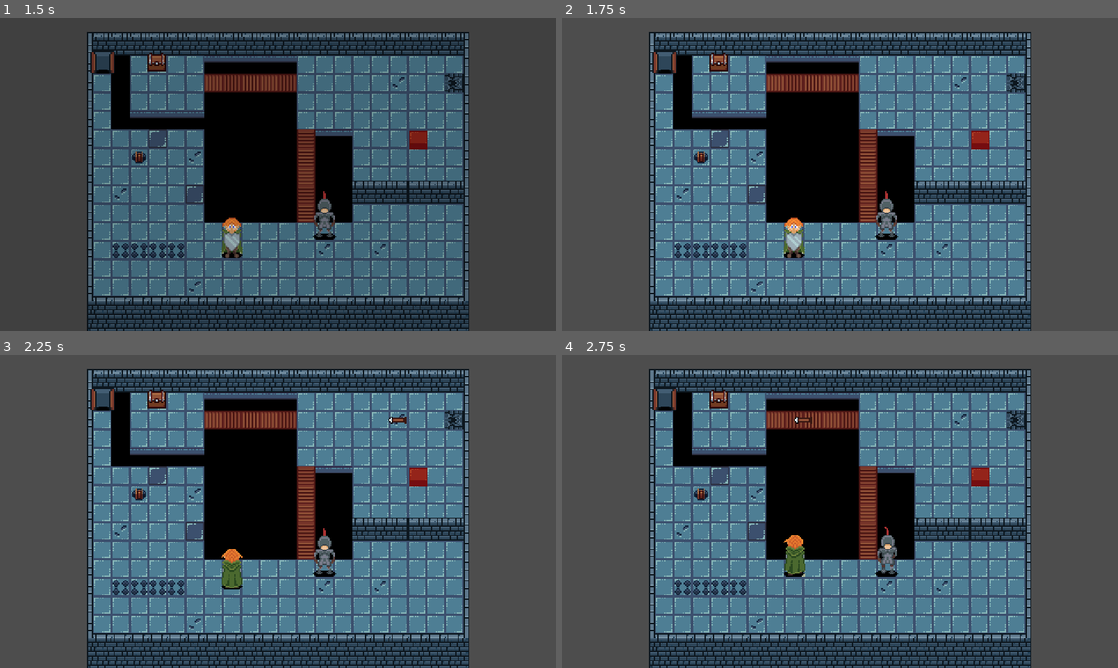
Above: before the commit, frames 1-4 (two rows, left to right).
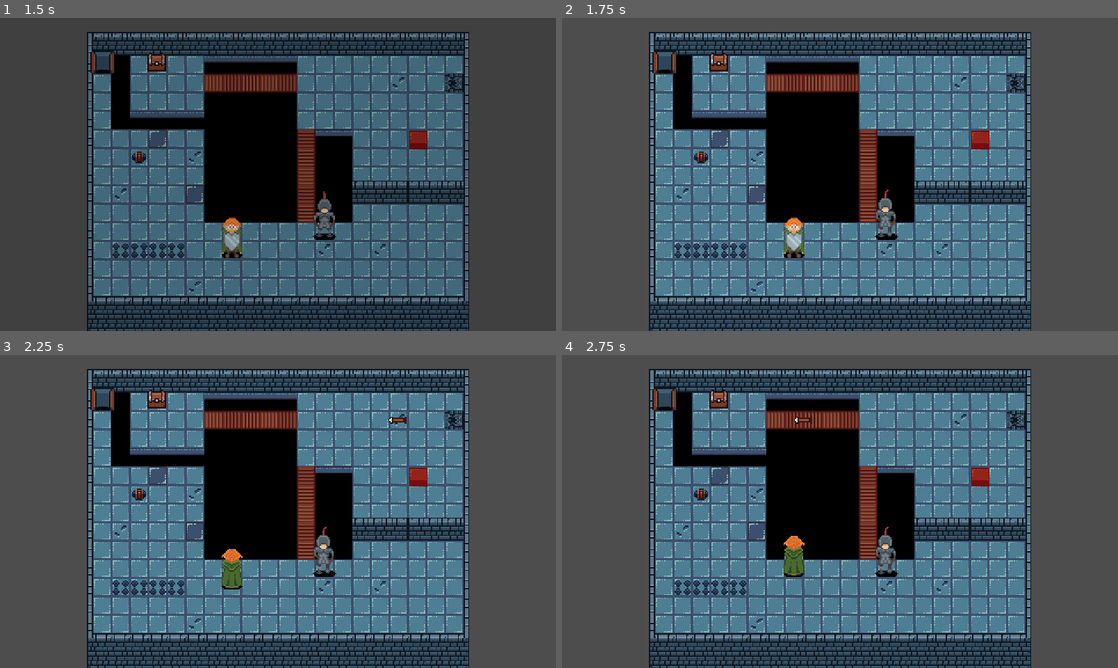
Above: after the commit, the same moments.

Repository: gumaciel/awesome-game-jam-01
Game: Godot game, scene res://scenes/main/main.tscn
Two runs of this game, one before a commit and one after it. Both use one fixed random seed, a clock stepped at 60 frames per second and the inputs below. The engine's default icon, where the game draws it, is replaced by a stand-in: a white triangle on a blue panel in a dark square.
Inputs (mouse positions are in pixels of both pictures, inside the frame that each line leads up to):
- Up to frame 1 (1.5 s): click "CONTINUE" at 0.5 s; move the mouse to (250, 237) at 1.27 s; hold W (move_up) from 1.28 s (still down); hold J (alternate) from 1.28 s (still down); click (250, 237) at 1.42 s
- Up to frame 2 (1.75 s): keep holding W (move_up); keep holding J (alternate)
- Up to frame 3 (2.25 s): keep holding W (move_up); move the mouse to (444, 558) at 2.02 s; release J (alternate) at 2.03 s; tap J (alternate) at 2.1 s
- Up to frame 4 (2.75 s): keep holding W (move_up)

Frame 1 is identical in both runs. In frame 2, 0.2% of the frame differs, in the area x 56-61%, y 54-70%; in frame 3, 0.2%; in frame 4, 0.6%, in the area x 39-61%, y 54-71%.

Commit message:
fix bug de animação corrigido

Diff:
--- a/characters/templates/player_template_1.gd
+++ b/characters/templates/player_template_1.gd
@@ -29,6 +29,7 @@
 			animation_player.play(animation_direction[direction])
 		if colliders.has(direction):
 			is_moving = false
+			animation_player.pause()
 			return
 		var move_tween = create_tween()
 		move_tween.tween_property(
@@ -40,8 +41,8 @@
 		await move_tween.finished
 		emit_signal("call_scenario",self.position,is_heavy)
 		is_moving = false
-	if get_direction() == Vector2.ZERO:
-		animation_player.stop()
+		animation_player.pause()
+
 func get_direction() -> Vector2:
 	var direction = Vector2(
 		Input.get_axis("move_left", "move_right"),
